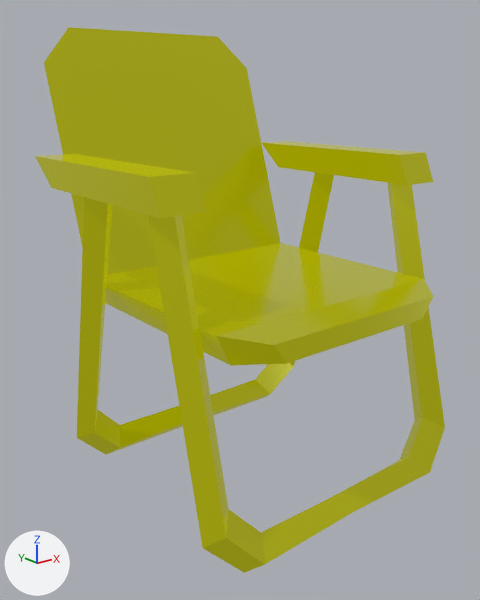
A saved change to the glTF model public/models/chair-folding.glb.
The view is the same before and after, from a camera (50 mm lens) standing at (-0.804, -0.995, 0.746) and looking at (-0.013, -0.006, 0.351). The lights are fixed; the arrows at lower left show +X, +Y and +Z. Where no turn or scale is listed for an object, it has been applied to the vertices.

The older version as bpy lines, for what is in view:
```python
me_chair_folding = bpy.data.meshes.new('chair-folding')
me_chair_folding.from_pydata(...)  # 92 vertices, 156 faces; spans x -0.315..0.315, y -0.323..0.354, z -0.007..0.868
me_chair_folding.materials.append(mat_lowpoly_colors)
ob_chair_folding = bpy.data.objects.new('chair-folding', me_chair_folding)
ob_chair_folding.location = (0.0, 0.0, 0.0)
```
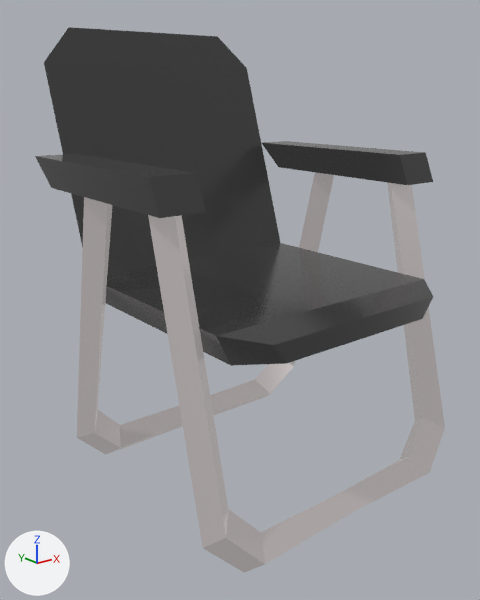
Location of each change, [x1, y1, x2, y2] in pixels of the pictures (480 x 600 px):
'chair-folding', recoloured (yellow to grey)
    both: [35, 27, 445, 573]

The change in detail:
Picture 'base' (img_base) is new.
Material 'LOWPOLY-COLORS.001' (mat_lowpoly_colors_001) is new.
Uses the picture img_base.
me_chair_folding has 92 vertices, 156 faces and spans x -0.315..0.315, y -0.323..0.354, z -0.007..0.868.
me_chair_folding no longer uses material mat_lowpoly_colors.
me_chair_folding now uses material mat_lowpoly_colors_001.
